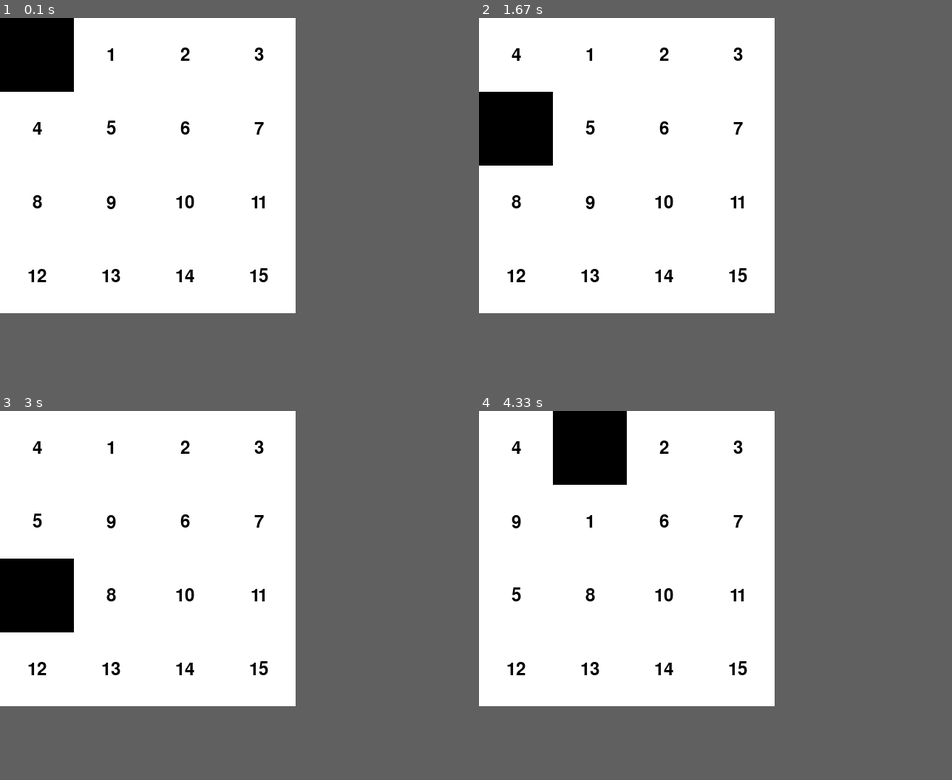
Above: before the commit, frames 1-4 (two rows, left to right).
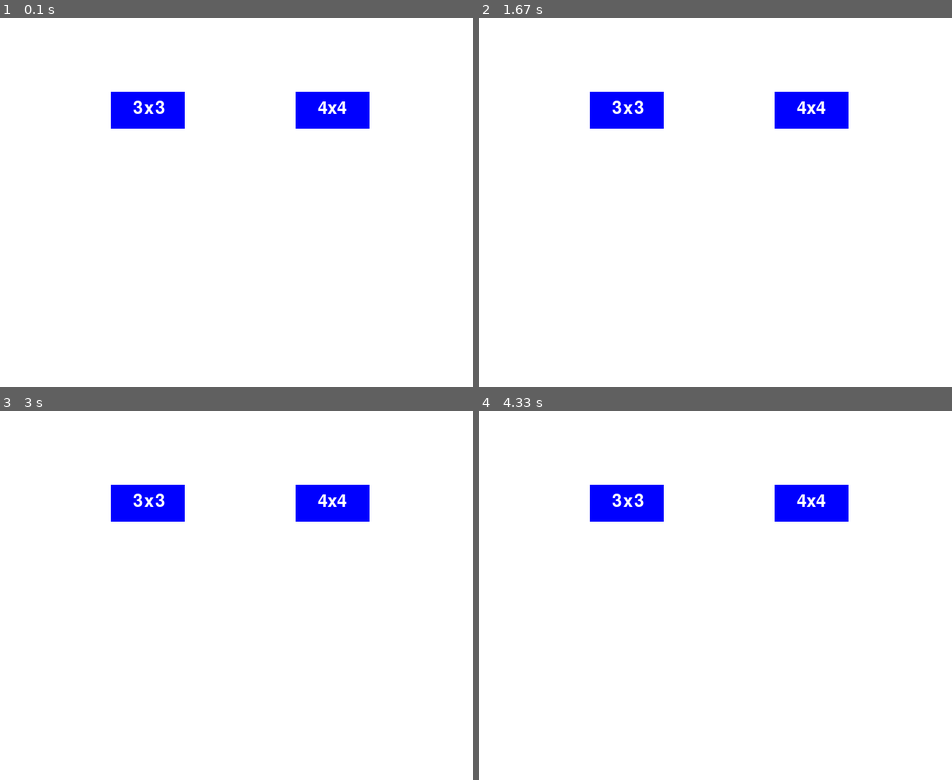
Above: after the commit, the same moments.

Repository: TahianSylvain/AlgoM1S1
Game: pygame game, started from puzzle_front.py
Two runs of this game, one before a commit and one after it. Both use one fixed random seed, a clock stepped at 60 frames per second and the inputs below.
Inputs (mouse positions are in pixels of both pictures, inside the frame that each line leads up to):
- Up to frame 1 (0.1 s): no input
- Up to frame 2 (1.67 s): press the mouse at (516, 136) at 0.37 s; move the mouse to (545, 184) at 0.47 s; release the mouse at (573, 235) at 0.6 s; click (531, 206) at 1.28 s; click (540, 147) at 1.62 s
- Up to frame 3 (3 s): click (122, 540) at 1.95 s; click (118, 562) at 2.62 s; click (56, 569) at 2.95 s
- Up to frame 4 (4.33 s): click (526, 547) at 3.28 s; click (597, 488) at 3.62 s; click (568, 447) at 3.98 s
In our replay, the window is 400x400 before the commit and 640x500 after it. These sizes can differ from the game's own. Grey fills any space a smaller window leaves; there, only what the larger window draws over its background counts as a difference.

The runs differ from the first frame. In frame 1, 6.9% of the frame differs, in the area x 0-79%, y 0-72%; in frame 2, 6.9%; in frame 3, 6.9%; in frame 4, 6.9%, in the area x 5-79%, y 0-72%.

Commit message:
Initiation du dossier FinalExam

Diff:
--- /dev/null
+++ b/TP_2/instat-tp2.csv
@@ -0,0 +1,23 @@
+Region,Urbain Masculin,Urbain Feminin,Urbain Total,Rural Masculin,Rural Feminin,Rural Total,Total Masculin,Total Feminin,Total Total,Quintile Plus Pauvre,Quintile 2eme,Quintile 3eme,Quintile 4eme,Quintile Plus Riche,Quintile Ensemble
+Analamanga,"56,9","57,5","57,2","41,1","44,9","43,1","47,7","50,5","49,2","4,7","11,1","22,9","36,9","61,8","49,2"
+Vakinakaratra,"43,2",46,"44,6","16,1","16,8","16,4","22,6","24,1","23,3","3,5","7,5","14,4","33,2","62,6","23,3"
+Itasy,"50,6","51,3","50,9","17,9","19,9","18,9","21,4","23,5","22,4","3,4","7,4","15,2","35,4","62,8","22,4"
+Bongolava,"46,8","43,4","45,1","16,6","16,4","16,5","20,4","19,9","20,1",4,"7,4",14,"32,1","61,4","20,1"
+Haute Matsiatra,"49,6","52,9","51,4","13,6","17,5","15,5","22,3",27,"24,7","5,6","10,9","18,6","38,4","65,4","24,7"
+Amoron'i Mania,"39,1","41,9","40,5","14,7","16,6","15,7","19,1","21,4","20,3","3,9","9,2","16,5","37,3","60,4","20,3"
+Vatovavy Fitovinany,"38,7","35,2","36,8","11,8","9,5","10,7",15,"12,7","13,8","6,8","9,5","16,2","33,4","52,2","13,8"
+Ihorombe,"32,2","31,4","32,8","8,3","8,1","8,2","13,1","12,6","12,9","2,9","6,6","16,6","29,6","50,3","12,9"
+Atsimo Atsinanana,40,"32,4","36,1","10,7","7,4",9,"14,5","10,5","12,4","5,5","9,5","17,4","36,9",48,"12,4"
+Atsinanana,"45,7","44,1","44,8","9,4","9,4","9,4","21,1","21,9","21,5","4,6","6,9","11,8","30,4","54,9","21,5"
+Analanjirofo,"50,1","46,9","48,4",20,"18,2",19,"26,6","24,4","25,5","7,4","10,5","16,3","29,4","52,1","25,5"
+Alaotra Mangoro,"45,4","45,8","45,6","21,5","23,2","22,3","25,7","27,2","26,5","4,9","9,3","16,3","34,9","58,7","26,5"
+Boeny,"48,9","48,7","48,8","11,8","10,1","10,9","26,9","25,9","26,4","4,6","8,4","15,9","35,9","61,3","26,4"
+Sofia,"55,9","52,9","54,4",19,"15,1","16,9","25,5","21,1","23,2","9,1","12,8","18,4","35,7","57,4","23,2"
+Betsiboka,"30,5","29,1","29,8","10,5","9,6",10,"13,7","12,8","13,2","4,5","7,9","11,7","28,8","48,3","13,2"
+Melaky,"24,7","20,5","22,5",3,3,3,"8,5","7,3","7,9","2,1",4,"10,1",26,"43,8","7,9"
+Atsimo Andrefana,"34,5","33,2","33,8",9,"8,2","8,6","14,7","13,7","14,1",3,"6,2","12,3","27,1","54,2","14,1"
+Androy,"27,9",25,"26,4","6,4","6,7","6,6","10,3","9,9","10,1","3,6","7,4","12,9","35,7","60,2","10,1"
+Menabe,"42,4","39,9","41,1","8,2","7,3","7,8","15,8","14,2","14,9",3,"4,7","11,2",32,"58,3","14,9"
+Diana,"56,2","56,7","56,5","20,4","20,9","20,6","33,1","34,3","33,8","8,6","12,7","18,4","36,8","60,8","33,8"
+Sava,"50,4","48,9","49,6","21,7","18,9","20,3","28,2","25,8","26,9",9,"11,8","11,6","30,5",49,"26,9"
+MADAGASCAR,"47,8","47,3","47,5",17,"16,7","16,9","24,5","24,3","24,4","4,7","8,7","15,9","33,3","59,5","24,4"
--- a/button_pygame.py
+++ b/button_pygame.py
@@ -14,9 +14,8 @@
         current_color = self.hover_color if self.rect.collidepoint(pygame.mouse.get_pos()) else self.color
         pygame.draw.rect(screen, current_color, self.rect)
         text_surface = self.font.render(self.text, True, self.text_color)
-        screen.blit(text_surface, (self.rect.x + 10, self.rect.y + 10))
+        screen.blit(text_surface, (self.rect.x + 30, self.rect.y + 10))
 
     def is_clicked(self):
         result = self.rect.collidepoint(pygame.mouse.get_pos()) and pygame.mouse.get_pressed()[0]
-        self.linked_function()
         return result
--- /dev/null
+++ b/input_text_pygame.py
@@ -0,0 +1,40 @@
+import pygame
+
+class TextInput:
+    def __init__(self, x, y, width, height, font, text_color, bg_color, border_color):
+        self.rect = pygame.Rect(x, y, width, height)
+        self.font = font
+        self.text_color = text_color
+        self.bg_color = bg_color
+        self.border_color = border_color
+        self.text = ""
+        self.active = False  # To toggle focus on the input box
+
+    def draw(self, screen):
+        # Draw the input box background and border
+        pygame.draw.rect(screen, self.bg_color, self.rect)
+        pygame.draw.rect(screen, self.border_color, self.rect, 2)
+
+        # Render and draw the text
+        text_surface = self.font.render(self.text, True, self.text_color)
+        screen.blit(text_surface, (self.rect.x + 5, self.rect.y + 5))
+
+    def is_clicked(self):
+        result = self.rect.collidepoint(pygame.mouse.get_pos()) and pygame.mouse.get_pressed()[0]
+        return result
+
+    def handle_event(self, event):
+        if event.type == pygame.MOUSEBUTTONDOWN:
+            # Toggle active state if the input box is clicked
+            print("il ses fait clicker samr")
+            self.active = self.rect.collidepoint(event.pos)
+
+        elif event.type == pygame.KEYDOWN and self.active:
+            if event.key == pygame.K_RETURN:
+                print(f"User input: {self.text}")
+                self.text = ""  # Clear text on Enter
+            elif event.key == pygame.K_BACKSPACE:
+                self.text = self.text[:-1]  # Remove last character
+                print("backspace mothfucjer")
+            else:
+                self.text += event.unicode  # Add typed character
--- a/main__GUI.py
+++ b/main__GUI.py
@@ -35,11 +35,10 @@
         elif event.type == pygame.MOUSEBUTTONDOWN:
             if button_rect.is_clicked():
                 print("Execution fonction 3x3")
+                dim = 3; print("Veuiller fermer l'onglet")
             elif button_rect2.is_clicked():
                 print("Execution fonction 4x4")
-
-        elif False:
-            pass
+                dim = 4; print("Veuiller fermer l'onglet")
 
     # Draw the button
     button_rect.draw(screen)
--- /dev/null
+++ b/next.txt
@@ -0,0 +1,2 @@
+https://github.com/bienvs/sturdy-spork
+https://github.com/manamahefa/Autoencodeur/
--- a/puzzle_front.py
+++ b/puzzle_front.py
@@ -1,8 +1,10 @@
 import pygame
+import random
 
+from main__GUI import dim
 
 pygame.init()
-width, height, dim = 400, 400, 4
+move, width, height = 5, 400, 400
 white = (255, 255, 255)
 black = (0, 0, 0)
 tile_size = width // dim
@@ -13,6 +15,9 @@
 
 # Create the puzzle grid
 grid = [[i + j * dim for i in range(dim)] for j in range(dim)]
+
+for inner_list in grid:
+    random.shuffle(inner_list)
 
 
 def draw_grid():
@@ -28,16 +33,23 @@
                 screen.blit(text, text_rect)
 
 
+count = 0
 def permute_blank(row, col):
+    global count
+
     for i in range(dim):
         for j in range(dim):
             if grid[i][j] == 0:
                 blank_row, blank_col = i, j
 
-    # Check if the clicked cell is adjacent to the blank cell
     if abs(row - blank_row) + abs(col - blank_col) == 1:
-        # Swap the values
+        count += 1
         grid[blank_row][blank_col], grid[row][col] = grid[row][col], grid[blank_row][blank_col]
+
+
+
+def swap_fully_cells(): pass
+
 
 
 def handle_input():
@@ -51,6 +63,8 @@
             if grid[row][col]:
                 permute_blank(row, col)
                 draw_grid()
+                if count // move:
+                    swap_fully_cells()
 
 
 while True:
--- /dev/null
+++ b/solver.py
@@ -0,0 +1,86 @@
+import random as rd
+import math
+import heapq
+import numpy as np
+
+# État final
+goal_state = [[1, 2, 3], [4, 5, 6], [7, 8, 0]]
+goal_position = {value: (i, j) for i, row in enumerate(goal_state) for j, value in enumerate(row)}
+
+# Fonction heuristique : Distance de Manhattan
+def heuristic(state):
+    distance = 0
+    for i, row in enumerate(state):
+        for j, value in enumerate(row):
+            if value != 0:  # Ignore la case vide
+                goal_i, goal_j = goal_position[value]
+                distance += abs(i - goal_i) + abs(j - goal_j)
+    return distance
+
+# Trouve la position de la case vide (0)
+def find_zero(state):
+    for i, row in enumerate(state):
+        for j, value in enumerate(row):
+            if value == 0:
+                return i, j
+
+# Génère les nouveaux états possibles
+def get_neighbors(state):
+    i, j = find_zero(state)
+    neighbors = []
+    directions = [(-1, 0), (1, 0), (0, -1), (0, 1)]  # Haut, Bas, Gauche, Droite
+
+    for di, dj in directions:
+        ni, nj = i + di, j + dj
+        if 0 <= ni < 3 and 0 <= nj < 3:  # Vérifie les limites
+            new_state = [row[:] for row in state]  # Copie du tableau
+            new_state[i][j], new_state[ni][nj] = new_state[ni][nj], new_state[i][j]  # Échange
+            neighbors.append(new_state)
+    return neighbors
+
+# A* Algorithm
+def a_star(initial_state):
+    priority_queue = []
+    heapq.heappush(priority_queue, (0, initial_state, 0, []))  # (f(n), état, g(n), chemin)
+    visited = set()
+
+    while priority_queue:
+        f, current_state, g, path = heapq.heappop(priority_queue)
+        current_tuple = tuple(tuple(row) for row in current_state)
+
+        if current_tuple in visited:
+            continue
+        visited.add(current_tuple)
+
+        # Vérifie si l'objectif est atteint
+        if current_state == goal_state:
+            return path + [current_state]
+
+        # Explore les voisins
+        for neighbor in get_neighbors(current_state):
+            neighbor_tuple = tuple(tuple(row) for row in neighbor)
+            if neighbor_tuple not in visited:
+                h = heuristic(neighbor)
+                heapq.heappush(priority_queue, (g + 1 + h, neighbor, g + 1, path + [current_state]))
+
+    return None  # Aucun chemin trouvé
+
+
+
+
+def main():
+    n = 8
+    dim = int(math.sqrt(n+1))
+    k = 0
+
+    initial_state = [[1, 2, 3], [0, 4, 6], [7, 5, 8]]
+    solution = a_star(initial_state)
+
+    if solution:
+        for step in solution:
+            print(np.array(step))
+            print()
+
+
+if __name__ == "__main__":
+    main()
Not shown, changed: README.md
Not shown, changed: requirements.txt
Not shown, added: Computer Vision/Autoencodeurs_par_groupe.ipynb
Not shown, added: Computer Vision/Manjato.ipynb
Not shown, added: Computer Vision/Nirlain.ipynb
Not shown, added: Computer Vision/andry.ipynb
Not shown, added: Computer Vision/jamie.ipynb
Not shown, added: Computer Vision/marcellin.ipynb
Not shown, added: Computer Vision/notahiana.ipynb
Not shown, added: TP_2/instat.ipynb
Not shown, added: TP_2/iris.ipynb
Not shown, added: TP_3/Autoencodeurs_par_groupe.ipynb
